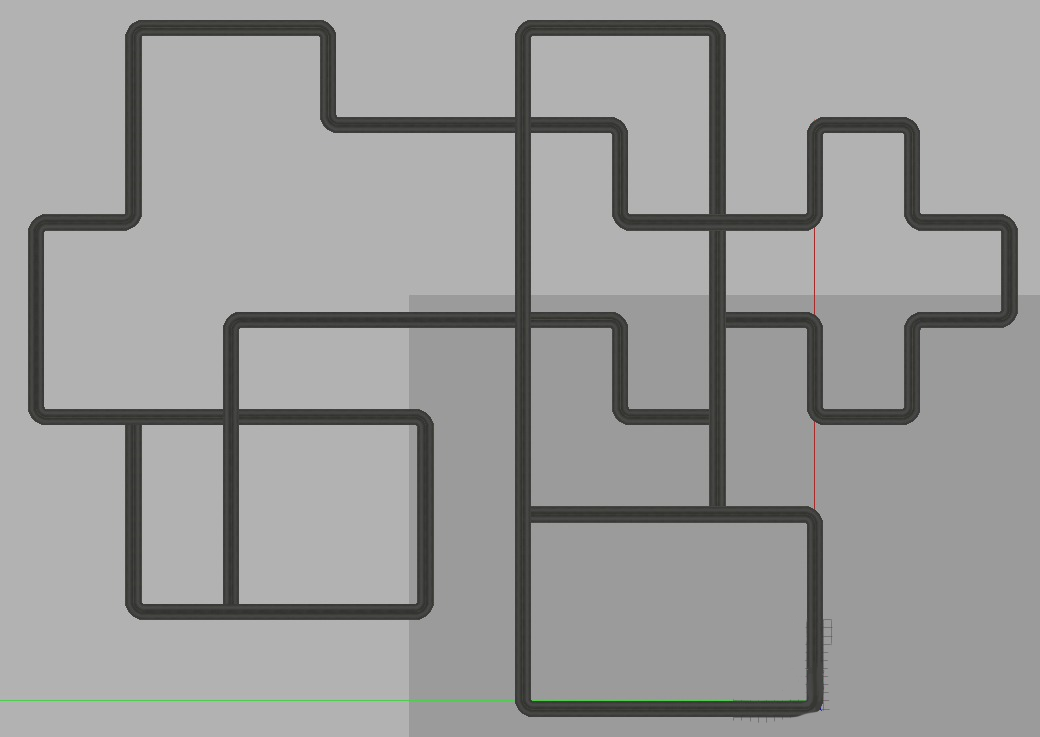
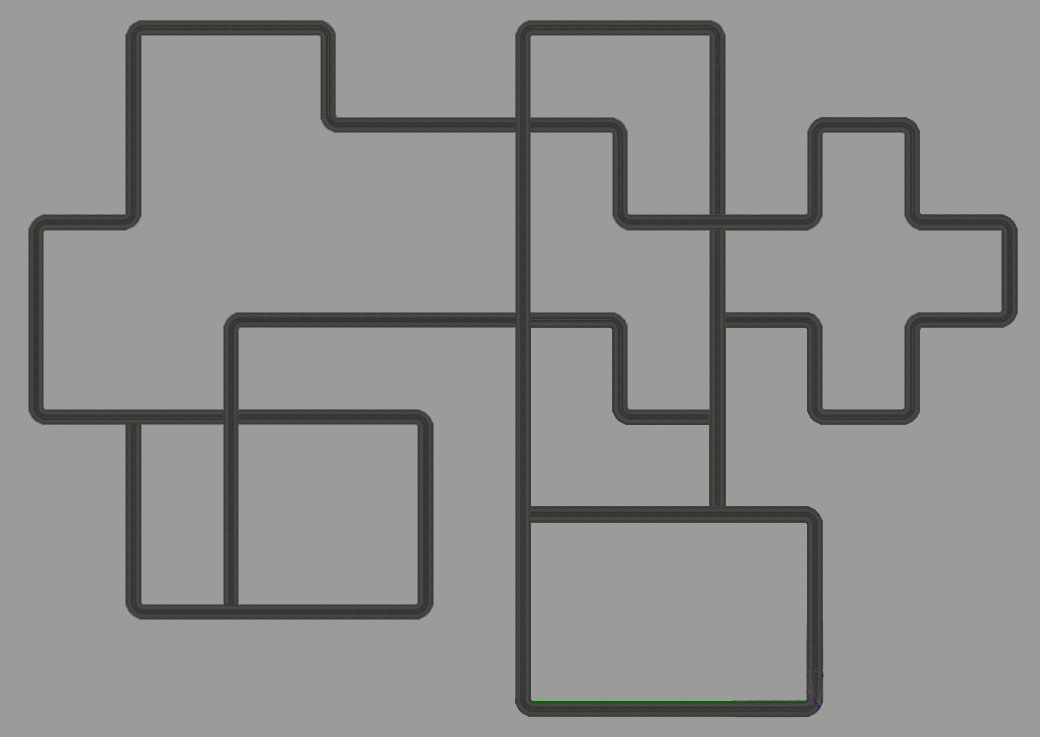
Two versions of the same layered image (w=1040, h=737). Layer-by-layer changes:
painted on "Layer 1" over <box>0,0,1040,737</box>
